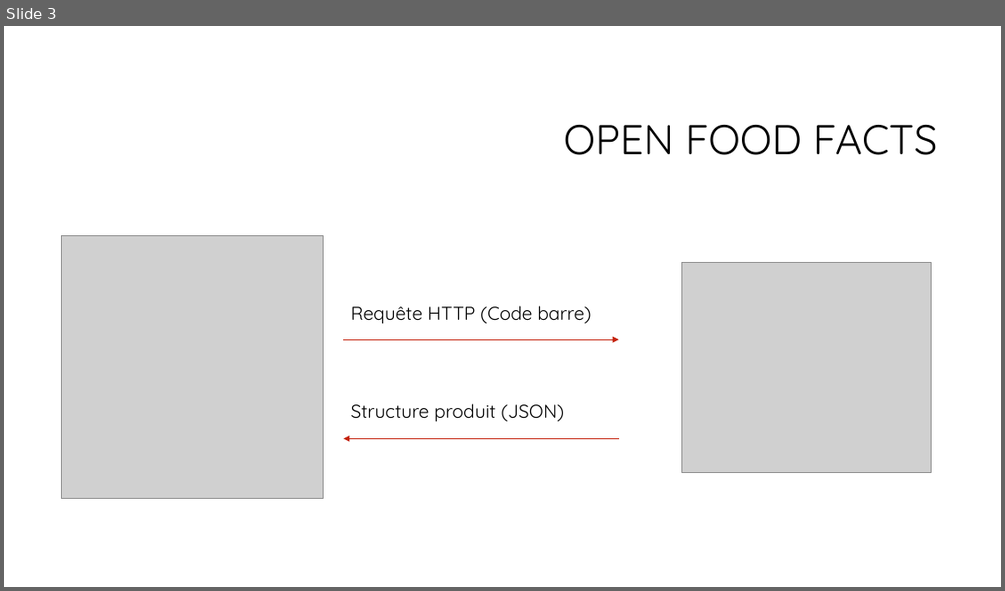
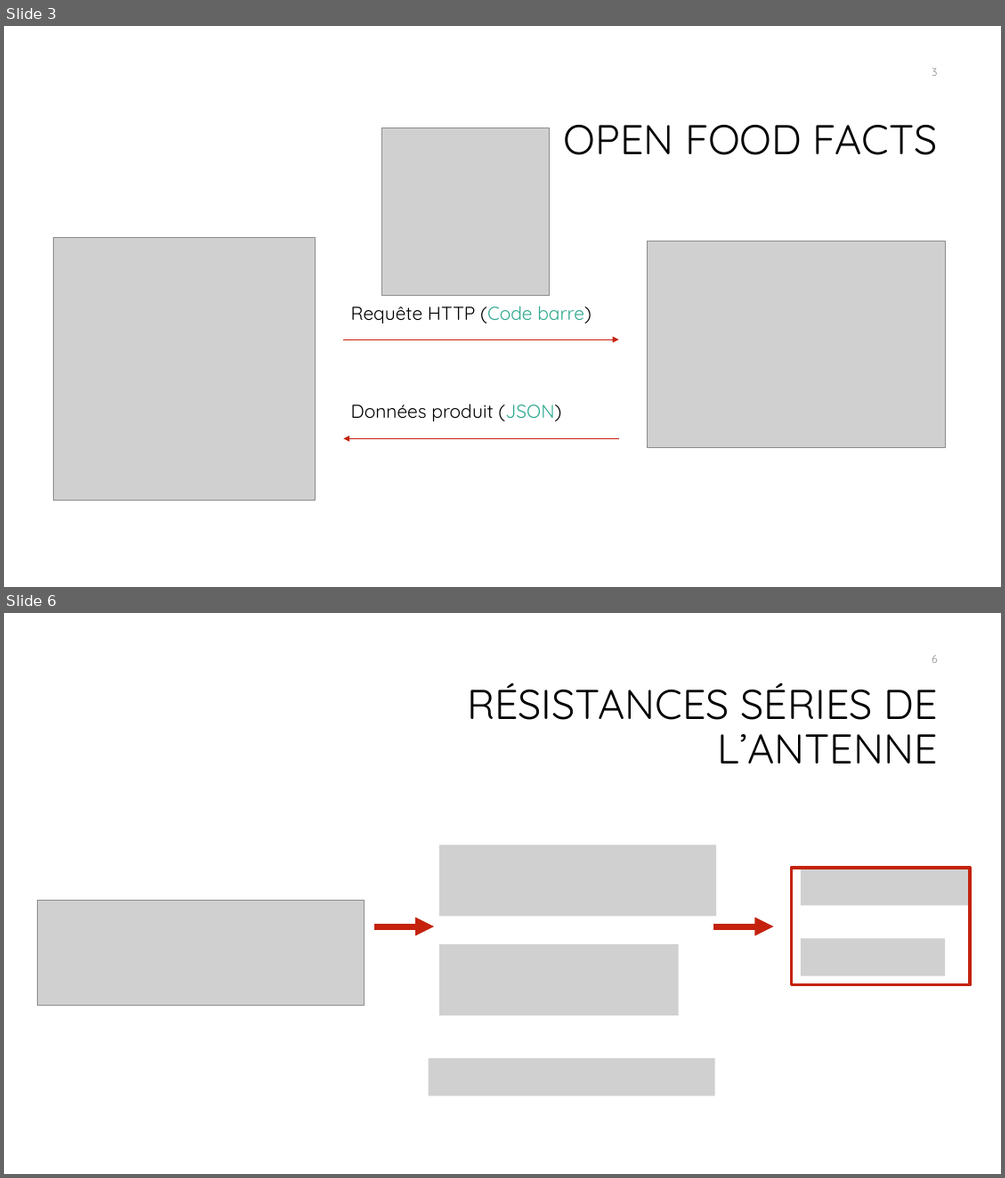
Before and after one commit to AlexFabre/Projet_RFID, a slide deck: 1-Documents/2-Delivrable/Poubelle_RFID_presentation.pptx. Shown one above the other, each under a label of ours: slide 3 before the commit, slides 3 and 6 after it; the slides between them are not shown. The pictures are 1005x591 and 1005x1178 pixels, drawn with LibreOffice and Linux fonts; fonts in the diff are those of the drawing; grey boxes stand for pictures; background and template pictures are left out. Boxes give left, top, right and bottom in pixels: in the first picture for what was removed or moved away, otherwise in the second. Text is boxed around its words. In the diff, an @@ line names an element or a change of style, - is before the commit and + after.

```diff
--- a/1-Documents/2-Delivrable/Poubelle_RFID_presentation.pptx
+++ b/1-Documents/2-Delivrable/Poubelle_RFID_presentation.pptx
@@ slide 6 added at [4, 613, 1001, 1174], background #FFFFFF @@
@@ page number added at [931, 655, 938, 663], 10.5 pt, text #8C8C8C @@
+6
@@ title added at [467, 683, 938, 763], 40 pt, text #000000 @@
+RÉSISTANCES SÉRIES DE L’ANTENNE
@@ picture added at [439, 844, 716, 916] @@
@@ rectangle added at [792, 868, 971, 985], outline #C4220D 3 pt @@
@@ picture added at [801, 868, 970, 905] @@
@@ picture added at [37, 900, 364, 1005] @@
@@ arrow added from (374, 926) to (434, 926), #C4220D 6 pt @@
@@ arrow added from (713, 926) to (774, 926), #C4220D 6 pt @@
@@ picture added at [439, 944, 679, 1015] @@
@@ picture added at [801, 938, 945, 976] @@
@@ picture added at [428, 1058, 714, 1095] @@
@@ slide 3 changed as well @@
@@ page number added at [931, 68, 937, 76], 10.5 pt, text #8C8C8C @@
+3
@@ picture added at [382, 127, 550, 295] @@
@@ picture: place and size @@
-picture at [61, 236, 324, 499]
+picture at [53, 238, 316, 500]
@@ picture: place and size @@
-picture at [681, 263, 931, 473]
+picture at [647, 241, 946, 448]
@@ text "Requête HTTP (Code barre)" at [351, 305, 591, 323]: text colour #000000 to #2EA98F in "(Code barre)" @@
@@ text at [351, 403, 561, 421]: text changed @@
-Structure produit (JSON)
+Données produit (JSON)
```
Also in this commit, not shown: 2 other slides changed, 6 other slides added.
